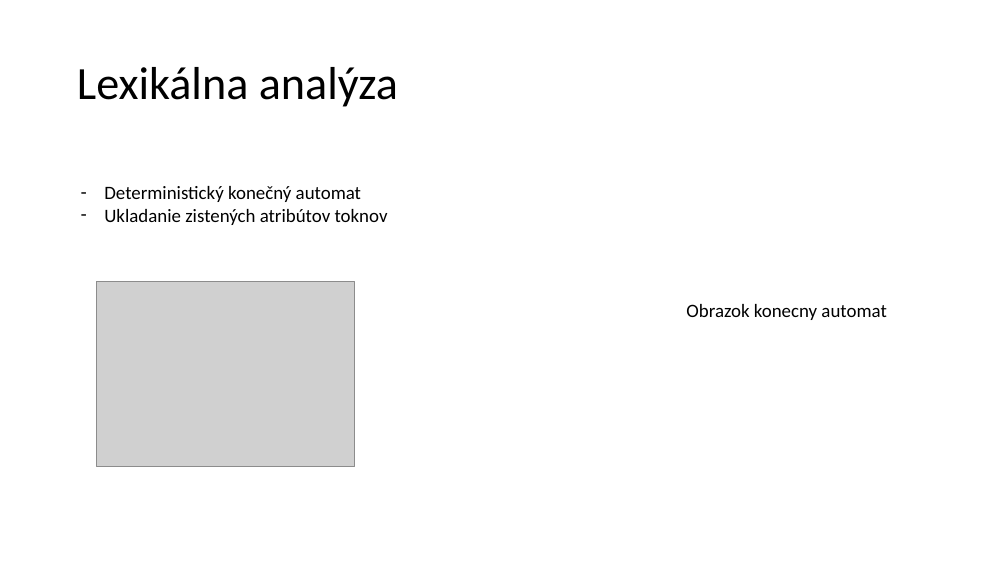
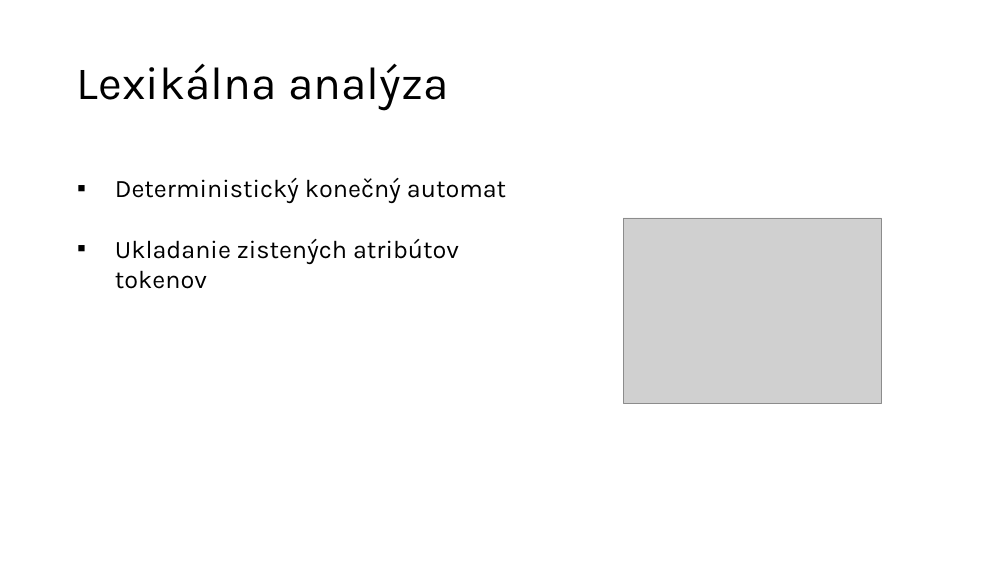
Before and after one commit to AndreiShchepa/BUT_COMPILER_2021, a slide deck: slide 3 of documentation/Presentation.pptx (slide 4 before the commit). Drawn at 1008x567 pixels with LibreOffice and Linux fonts; fonts in the diff are those of the drawing; grey boxes stand for pictures. Boxes give left, top, right and bottom in pixels: in the first picture for what was removed or moved away, otherwise in the second. Text is boxed around its words. In the diff, an @@ line names an element or a change of style, - is before the commit and + after.

```diff
--- a/documentation/Presentation.pptx
+++ b/documentation/Presentation.pptx
@@ title "Lexikálna analýza" at (77, 63, 448, 110): font Calibri to Karla @@
@@ text "Deterministický konečný automat": place and size @@
-text "Deterministický konečný automat" at (104, 186, 388, 225)
+text "Deterministický konečný automat" at (115, 178, 506, 289)
@@ text at (115, 178, 506, 203): size 18 to 24 pt, font Calibri to Karla in "Deterministický konečný automat"; bullet - to ▪ @@
@@ text at (115, 239, 459, 289): text changed; size 18 to 24 pt; font Calibri to Karla @@
-– Ukladanie zistených atribútov toknov
+▪ Ukladanie zistených atribútov tokenov
@@ picture: place and size @@
-picture at (96, 282, 355, 467)
+picture at (623, 218, 882, 403)
@@ text removed at (686, 304, 886, 320) @@
-Obrazok konecny automat
```
Also in this commit, not shown: 5 other slides changed, 2 slides added, 4 slides removed, 1 other file.
